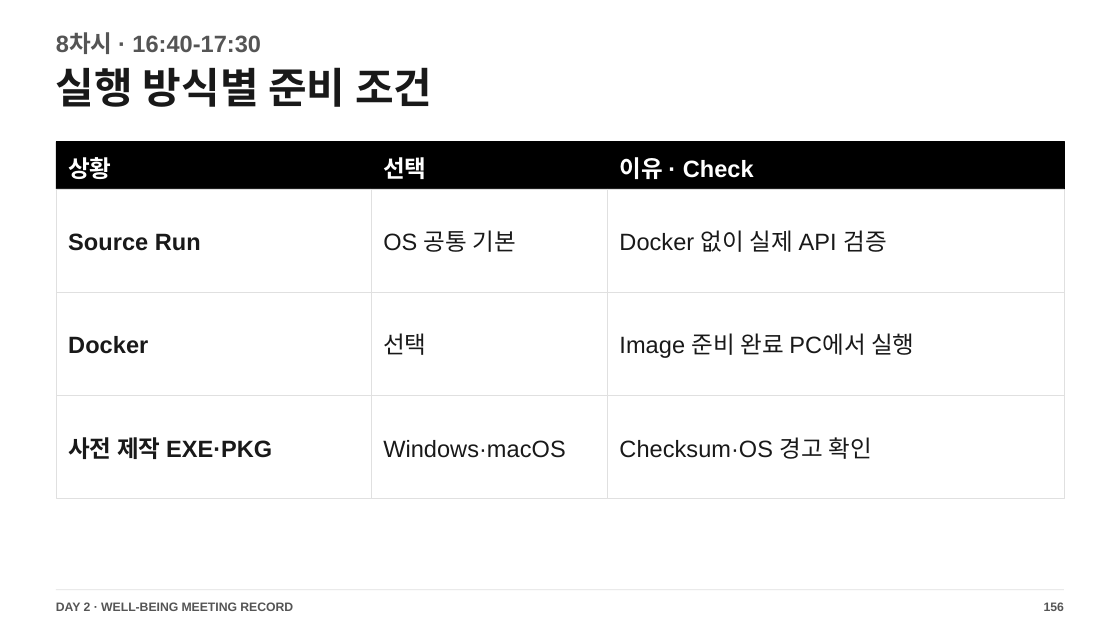
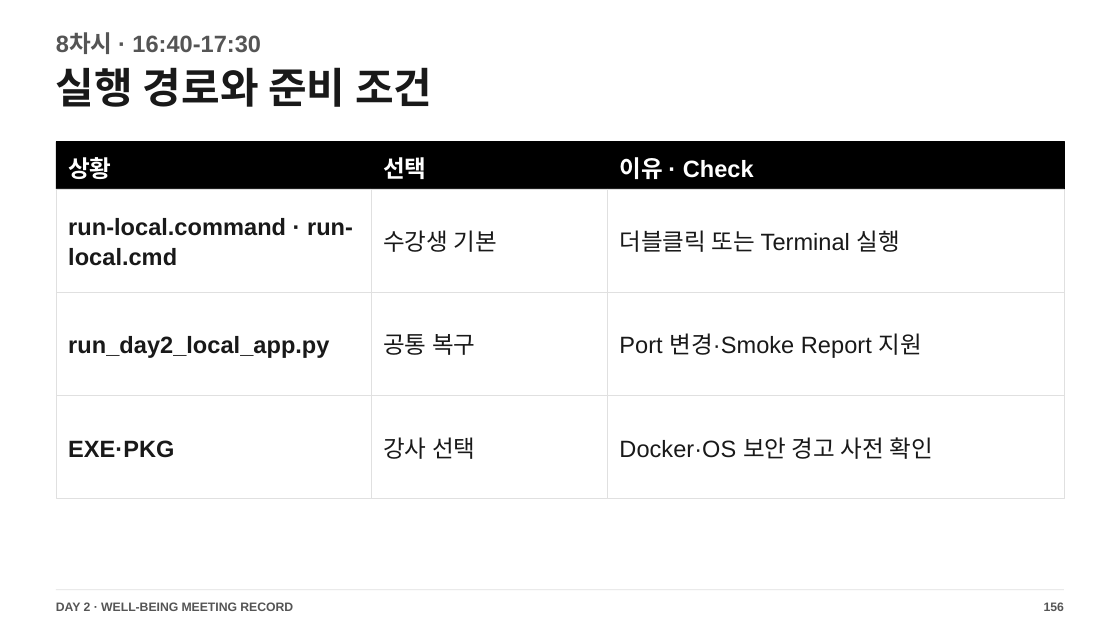
Before and after one commit to smilesjcha/llm-agent-and-workflow-automation, a slide deck: slide 156 of slides/IPA_LLM_Agent_업무자동화_Day2_2026_STUDENT_READY_176p.pptx. Drawn at 1120x630 pixels with LibreOffice and Linux fonts; fonts in the diff are those of the drawing. Boxes give left, top, right and bottom in pixels: in the first picture for what was removed or moved away, otherwise in the second. Text is boxed around its words. In the diff, an @@ line names an element or a change of style, - is before the commit and + after.

Commit message:
docs(day2): align class 8 localhost tutorial

```diff
--- a/slides/IPA_LLM_Agent_업무자동화_Day2_2026_STUDENT_READY_176p.pptx
+++ b/slides/IPA_LLM_Agent_업무자동화_Day2_2026_STUDENT_READY_176p.pptx
@@ text at (x1=56, y1=67, x2=432, y2=107): text changed @@
-실행 방식별 준비 조건
+실행 경로와 준비 조건
@@ text at (x1=68, y1=218, x2=353, y2=266): text changed @@
-Source Run
+run-local.command · run-local.cmd
@@ text at (x1=383, y1=230, x2=497, y2=252): text changed @@
-OS 공통 기본
+수강생 기본
@@ text at (x1=619, y1=230, x2=900, y2=252): text changed @@
-Docker 없이 실제 API 검증
+더블클릭 또는 Terminal 실행
@@ text at (x1=68, y1=336, x2=329, y2=358): text changed @@
-Docker
+run_day2_local_app.py
@@ text at (x1=383, y1=334, x2=475, y2=355): text changed @@
-선택
+공통 복구
@@ text at (x1=619, y1=333, x2=922, y2=358): text changed @@
-Image 준비 완료 PC에서 실행
+Port 변경·Smoke Report 지원
@@ text at (x1=68, y1=440, x2=174, y2=458): text changed @@
-사전 제작 EXE·PKG
+EXE·PKG
@@ text at (x1=383, y1=437, x2=475, y2=459): text changed @@
-Windows·macOS
+강사 선택
@@ text at (x1=619, y1=437, x2=932, y2=459): text changed @@
-Checksum·OS 경고 확인
+Docker·OS 보안 경고 사전 확인
```
Also in this commit, not shown: 44 other slides changed, 12 other files.
